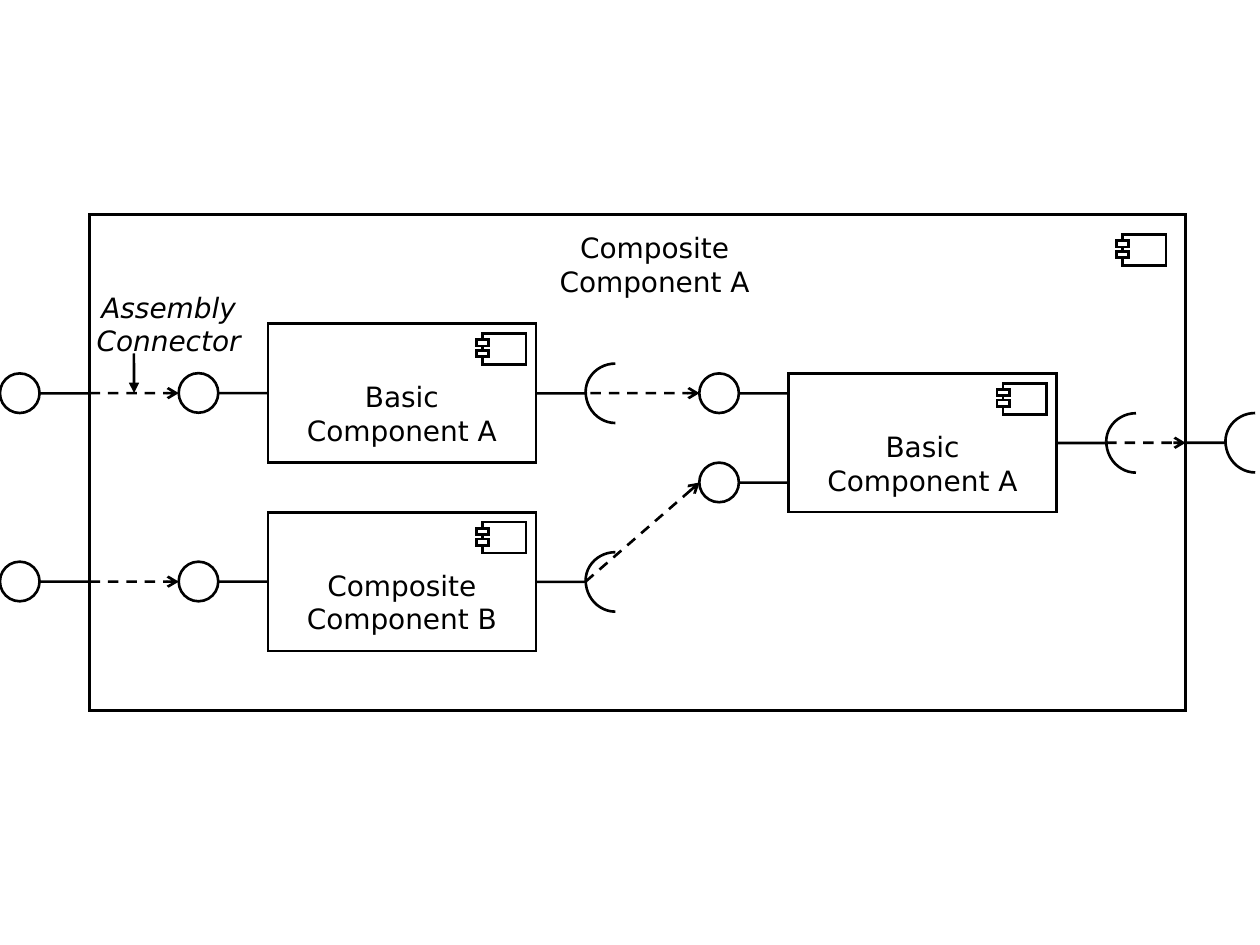
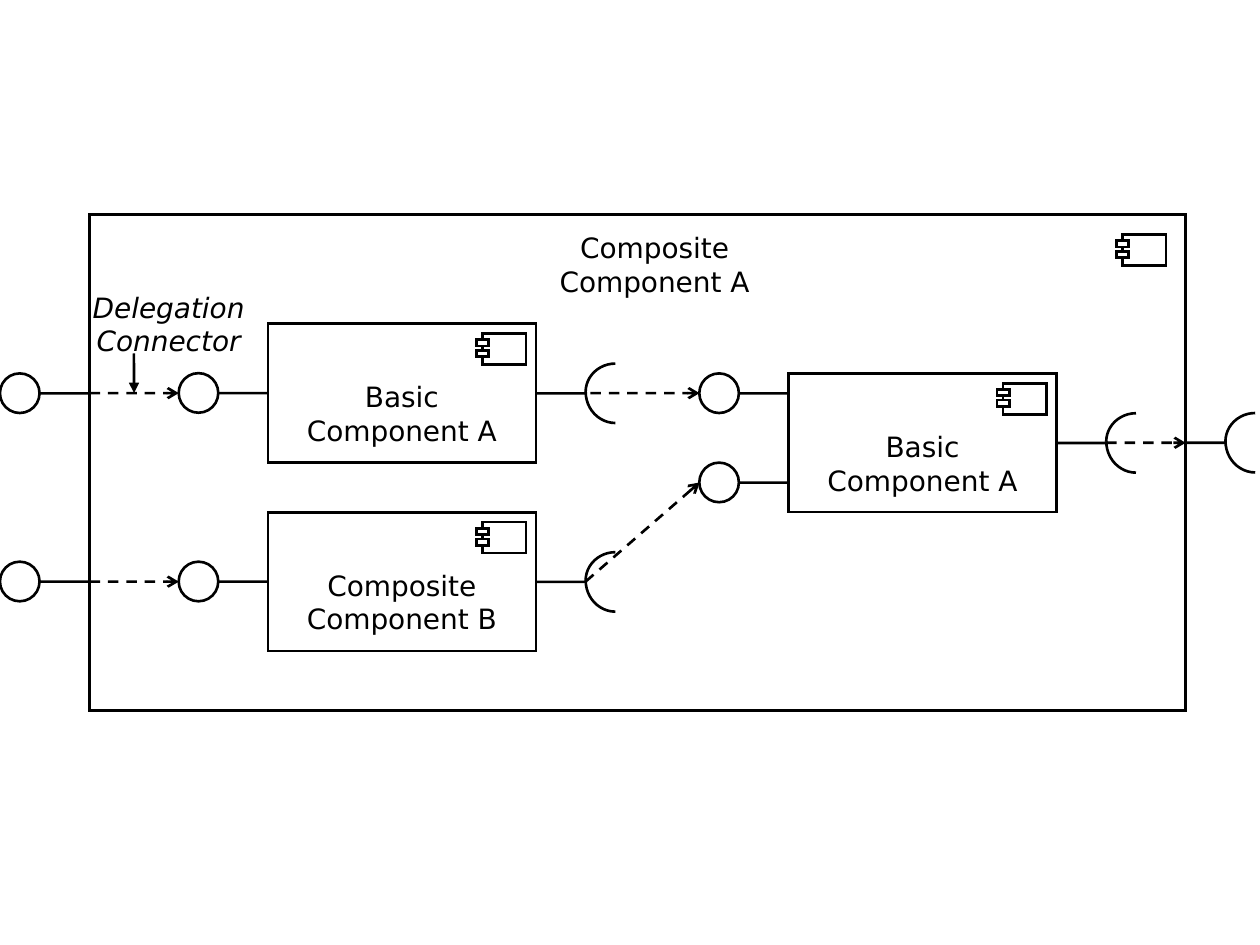
Before and after one commit to PalladioSimulator/Palladio-Core-PCM, a slide deck: slide 5 of trunk/doc/Ausarbeitung/image/component-model01.ppt. Drawn at 1260x945 pixels with LibreOffice and Linux fonts; fonts in the diff are those of the drawing. Boxes give left, top, right and bottom in pixels: in the first picture for what was removed or moved away, otherwise in the second. Text is boxed around its words. In the diff, an @@ line names an element or a change of style, - is before the commit and + after.

Commit message:
- update: assembly connector <--> delegation connector

```diff
--- a/trunk/doc/Ausarbeitung/image/component-model01.ppt
+++ b/trunk/doc/Ausarbeitung/image/component-model01.ppt
@@ text at [93, 296, 245, 358]: text changed @@
-Assembly
-Connector
+Delegation
+Connector
```
Also in this commit, not shown: 1 other slide changed, 1 other file.
